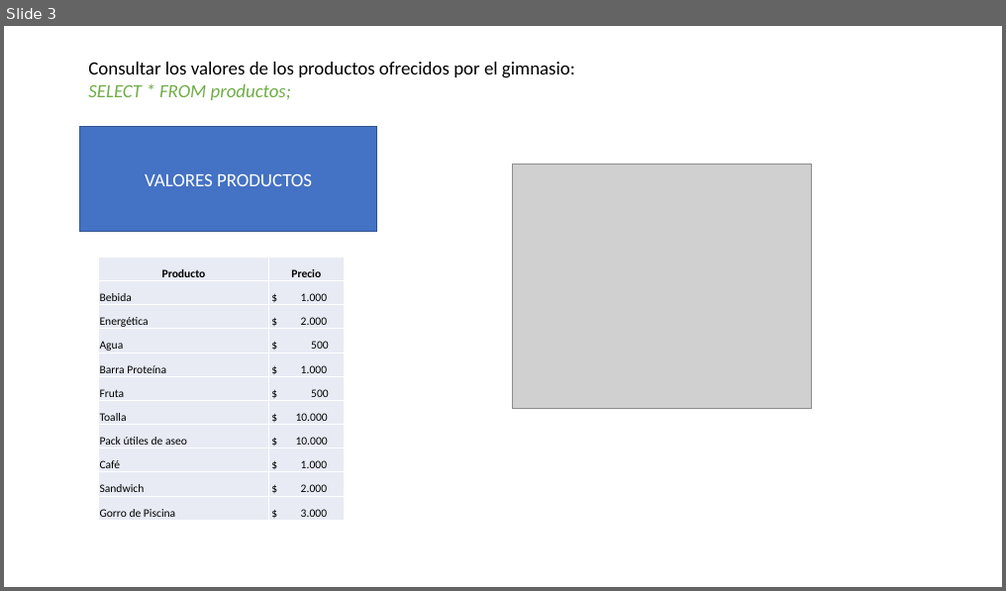
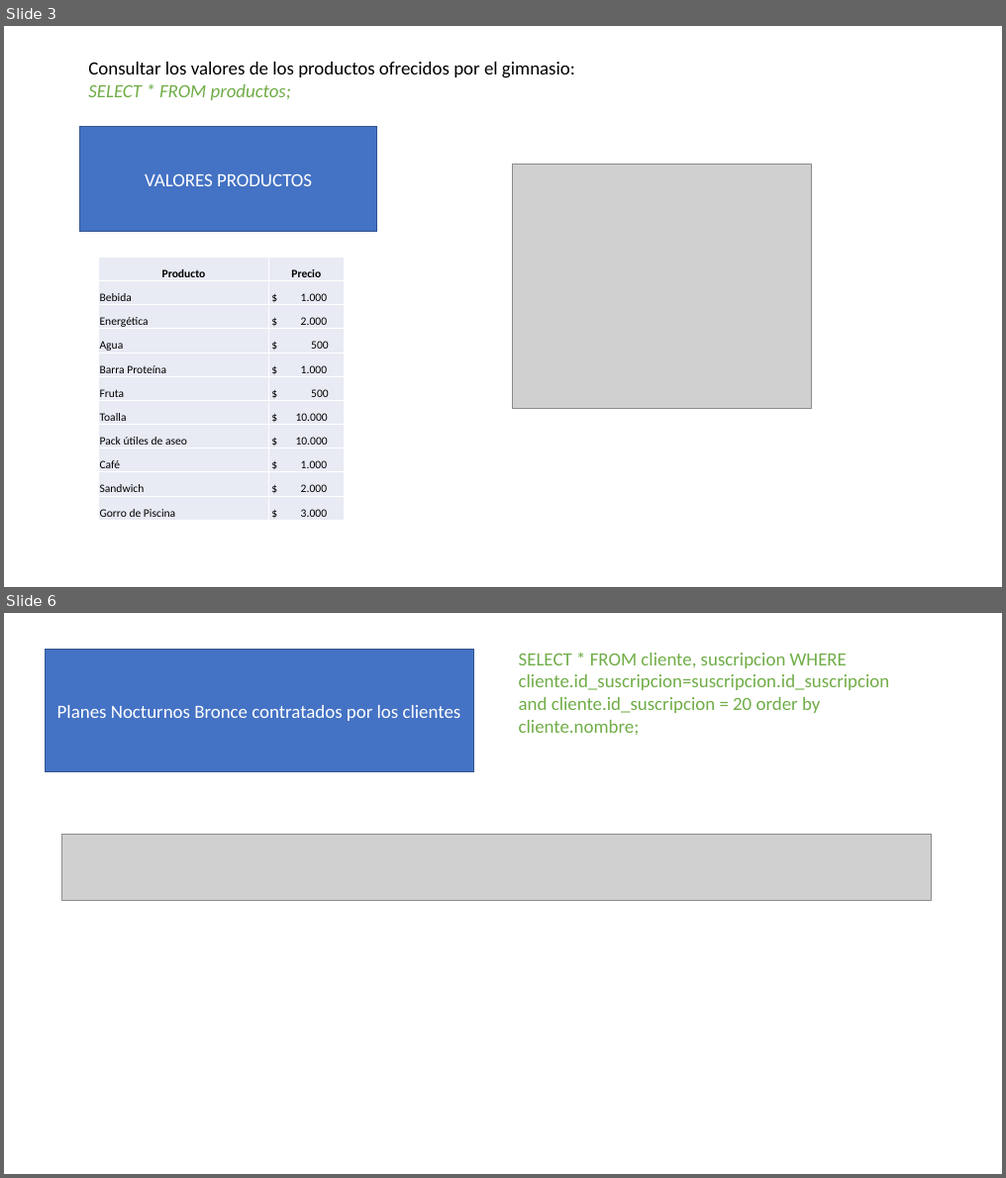
Before and after one commit to Francisca2020/ExamenfinalM4, a slide deck: Página Web.pptx. Shown one above the other, each under a label of ours: slide 3 before the commit, slides 3 and 6 after it; the slides between them are not shown. The pictures are 1006x591 and 1006x1178 pixels, drawn with LibreOffice and Linux fonts; fonts in the diff are those of the drawing; grey boxes stand for pictures. Boxes give left, top, right and bottom in pixels: in the first picture for what was removed or moved away, otherwise in the second. Text is boxed around its words. In the diff, an @@ line names an element or a change of style, - is before the commit and + after.

```diff
--- a/Página Web.pptx
+++ b/Página Web.pptx
@@ slide 6 added at [4,613,1002,1174], background #FFFFFF @@
@@ rectangle added at [45,649,473,772], fill #4472C4, outline #325491 1 pt, 18 pt, text #FFFFFF @@
+Planes Nocturnos Bronce contratados por los clientes
@@ text added at [519,653,890,735], 18 pt, text #70AD47 @@
+SELECT * FROM cliente, suscripcion WHERE cliente.id_suscripcion=suscripcion.id_suscripcion and cliente.id_suscripcion = 20 order by cliente.nombre;
@@ picture added at [62,834,932,900] @@
```
Also in this commit, not shown: 2 slides changed, 1 other slide added, 1 slide removed.
